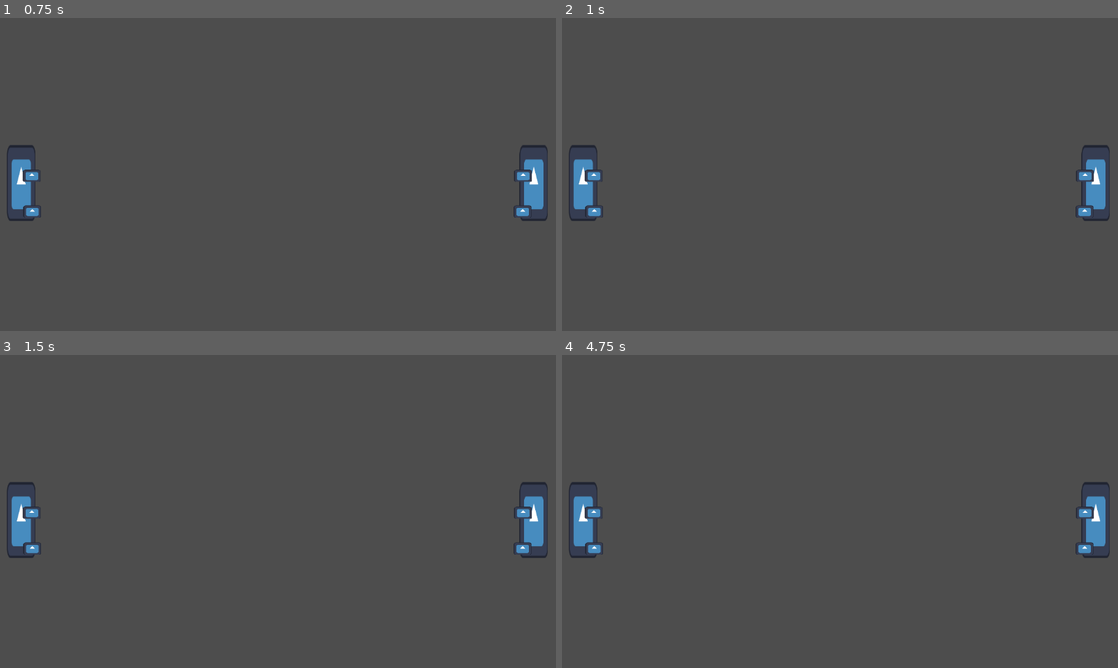
Above: before the commit, frames 1-4 (two rows, left to right).
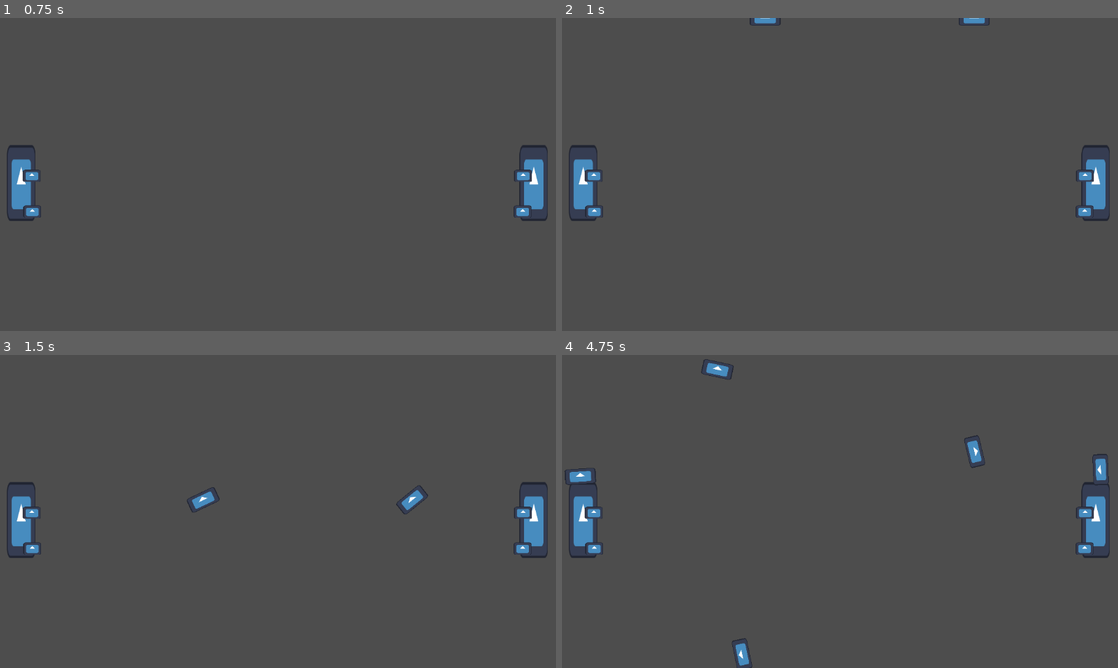
Above: after the commit, the same moments.

Repository: ProphecyOak/BrickBender
Game: Godot game, scene res://Views/battle.tscn
Same seed, same stepped clock (60 frames per second), same inputs: the game is played once before the commit and once after it. The engine's default icon, where the game draws it, is replaced by a stand-in: a white triangle on a blue panel in a dark square.
Inputs:
- Up to frame 1 (0.75 s): tap Enter at 0.5 s
- Up to frame 2 (1 s): no input
- Up to frame 3 (1.5 s): no input
- Up to frame 4 (4.75 s): no input

Frame 1 is identical in both runs. In frame 2, 0.2% of the frame differs, in the area x 33-77%, y 0-3%; in frame 3, 0.3%; in frame 4, 0.9%, in the area x 0-99%, y 1-100%.

Commit message:
Spawning with Players

Diff:
--- a/Components/Player Container/player_container.tscn
+++ b/Components/Player Container/player_container.tscn
@@ -1,10 +1,13 @@
-[gd_scene load_steps=3 format=3 uid="uid://vp6gfhvel8tj"]
+[gd_scene load_steps=4 format=3 uid="uid://vp6gfhvel8tj"]
 
 [ext_resource type="PackedScene" uid="uid://cciiqc7rl4val" path="res://Components/Player/player.tscn" id="1_126tm"]
 [ext_resource type="Script" path="res://Components/Player Container/player_container.gd" id="1_tdm3w"]
+[ext_resource type="PackedScene" uid="uid://dx6vaflohfs7k" path="res://Components/Brick Spawner/spawner.tscn" id="3_fh032"]
 
 [node name="Player Container" type="Node2D"]
 script = ExtResource("1_tdm3w")
 
 [node name="Player" parent="." instance=ExtResource("1_126tm")]
 position = Vector2(44, 342)
+
+[node name="Spawner" parent="." instance=ExtResource("3_fh032")]
Not shown: 1 places in Components/Brick/brick.tscn that only renumber resources
